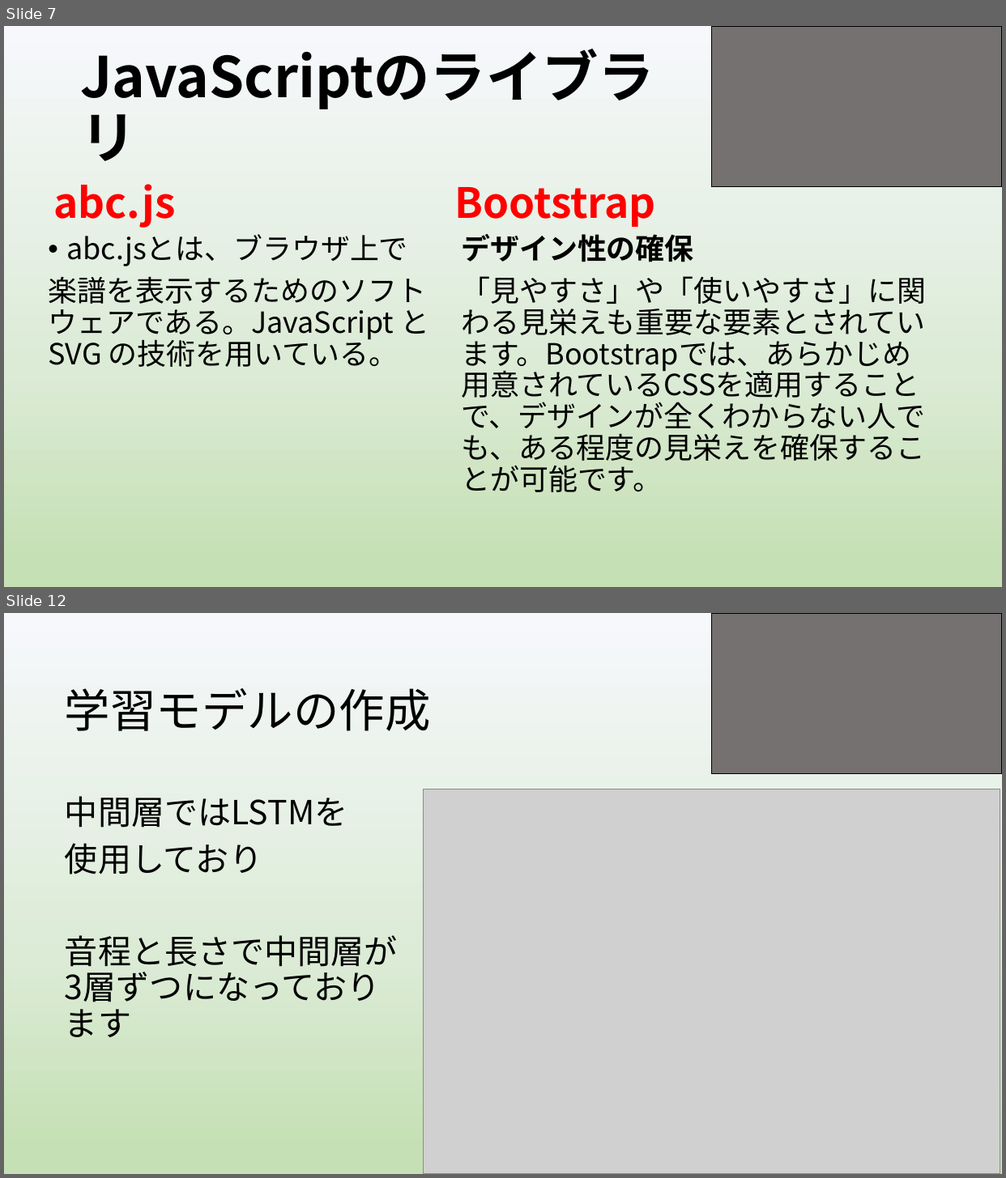
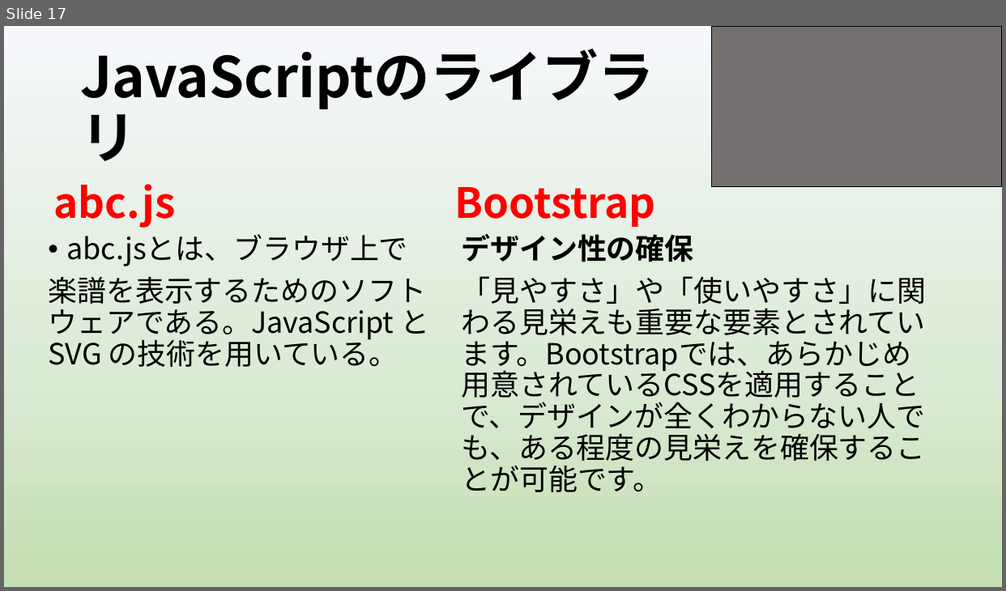
Before and after one commit to yoshitake266/bitComposer_prj, a slide deck: presentation/graduation/bit Composer3 .pptx. Shown one above the other, each under a label of ours: slides 7 and 12 before the commit, slide 17 after it; the slides between them are not shown. The pictures are 1006x1178 and 1006x591 pixels, drawn with LibreOffice and Linux fonts; fonts in the diff are those of the drawing; grey boxes stand for pictures. Boxes give left, top, right and bottom in pixels: in the first picture for what was removed or moved away, otherwise in the second. Text is boxed around its words. In the diff, an @@ line names an element or a change of style, - is before the commit and + after.

```diff
--- a/presentation/graduation/bit Composer3 .pptx
+++ b/presentation/graduation/bit Composer3 .pptx
@@ slide 12 removed at [4,613,1002,1174], background gradient #F6F8FC to #DCEBD6 to #C5E0B4 @@
@@ rectangle removed at [711,613,1002,774] @@
@@ title removed at [65,688,431,731] @@
-学習モデルの作成
@@ text removed at [65,796,398,973] @@
-中間層ではLSTMを
-使用しており
-音程と長さで中間層が3層ずつになっております
@@ picture removed at [424,789,1000,1174] @@
@@ what was slide 7 is now slide 17 @@
```
Also in this commit, not shown: 8 slides changed, 7 slides added, 6 other slides removed.
